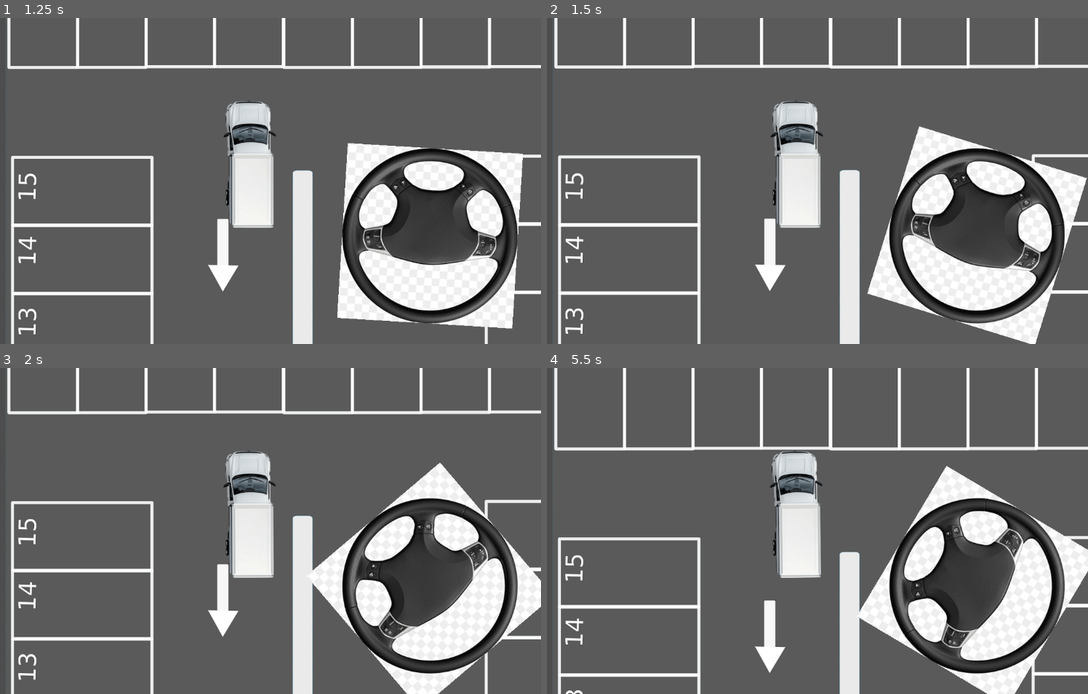
Above: before the commit, frames 1-4 (two rows, left to right).
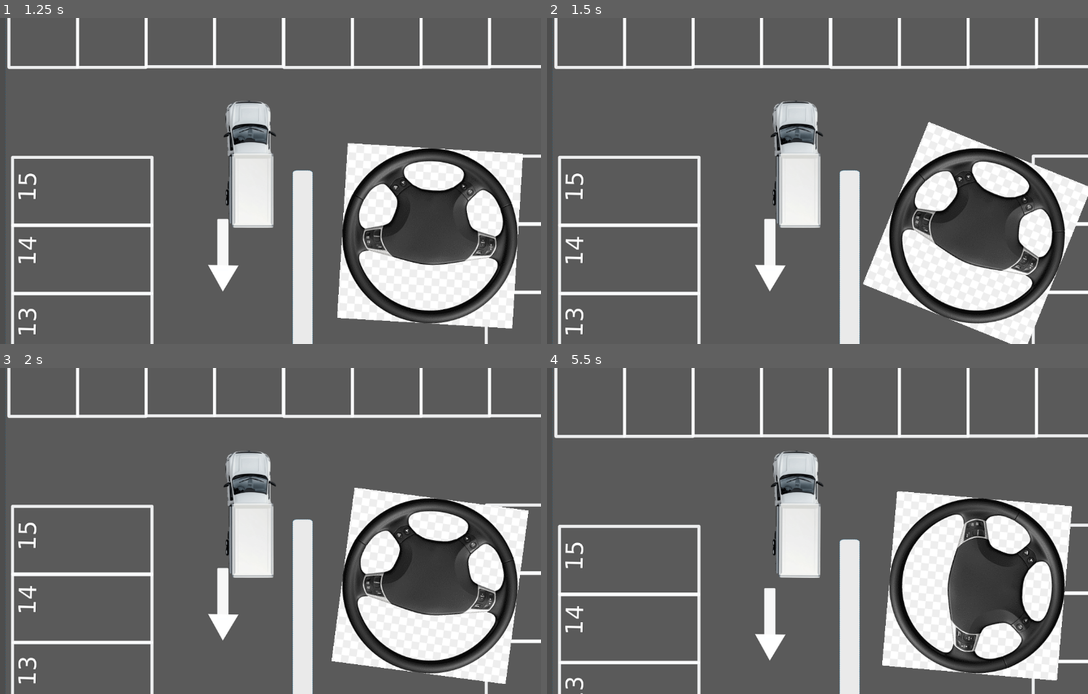
Above: after the commit, the same moments.

Repository: figonzal1/parking-mania-godot
Game: Godot game, scene res://scenes/levels/level_1.tscn
Same seed, same stepped clock (60 frames per second), same inputs: the game is played once before the commit and once after it.
Inputs:
- Up to frame 1 (1.25 s): tap Enter at 0.5 s; hold Right (ui_right) from 0.53 s (still down)
- Up to frame 2 (1.5 s): release Right (ui_right) at 1.28 s; hold Down (ui_down) from 1.28 s (still down)
- Up to frame 3 (2 s): keep holding Down (ui_down)
- Up to frame 4 (5.5 s): release Down (ui_down) at 2.03 s; hold Right (ui_right) 2.03-2.78 s; hold Up (ui_up) 2.78-3.53 s; hold Left (ui_left) 3.53-5.03 s; hold Down (ui_down) from 5.03 s (still down)

Frame 1 is identical in both runs. In frame 2, 4.4% of the frame differs, in the area x 1-100%, y 14-100%; in frame 3, 16%; in frame 4, 18%, in the area x 0-100%, y 0-100%.

Commit message:
feat: enhance vehicle dynamics with throttle response and engine braking adjustments
- Added throttle response time to VehicleStats for smoother acceleration.
- Implemented engine braking in VehicleBody to improve deceleration control.
- Updated vehicle stats to include new properties for engine braking and throttle response.

files: resources/vehicle_stats/truck_medium.tres, scripts/vehicles/vehicle_body.gd, scripts/vehicles/vehicle_stats.gd

Diff:
--- a/resources/vehicle_stats/truck_medium.tres
+++ b/resources/vehicle_stats/truck_medium.tres
@@ -19,3 +19,5 @@
 cornering_stiffness_rear = 350.0
 lateral_force_max = 5000.0
 rolling_resistance = 80.0
+engine_brake_coef = 1.5
+throttle_response_time = 0.6
--- a/scripts/vehicles/vehicle_body.gd
+++ b/scripts/vehicles/vehicle_body.gd
@@ -12,6 +12,7 @@
 @onready var _rear_axle: Marker2D = $RearAxle
 
 var _steering_speed: float  # deg/s computed from lock_to_lock_time_s
+var _throttle_state: float = 0.0  # filtered throttle input (0..1 or -1..0)
 
 func _ready() -> void:
 	assert(stats != null, "VehicleBody requires a VehicleStats resource assigned to 'stats'")
@@ -34,9 +35,10 @@
 	current_speed = linear_velocity.dot(heading)
 
 	_update_steering_wheel(input_steer, delta)
+	_update_throttle(input_accel, delta)
 	_apply_engine_and_brake(input_accel, heading)
 	_apply_lateral_forces()
-	_apply_rolling_resistance(input_accel, heading)
+	_apply_deceleration_forces(input_accel, heading)
 
 func _update_steering_wheel(input: float, delta: float) -> void:
 	if input != 0.0:
@@ -58,19 +60,31 @@
 	current_wheel_angle = (steering_wheel_position / stats.max_steering_wheel_angle_deg) \
 		* stats.max_wheel_angle_deg
 
-func _apply_engine_and_brake(input: float, heading: Vector2) -> void:
-	if input > 0.0:
-		if current_speed < -5.0:
-			# Pressing forward while reversing = braking
-			apply_central_force(heading * stats.brake_force * input)
-		elif current_speed < stats.max_speed_forward:
-			apply_central_force(heading * stats.engine_force * input)
-	elif input < 0.0:
-		if current_speed > 5.0:
-			# Pressing reverse while going forward = braking
-			apply_central_force(heading * stats.brake_force * input)
-		elif current_speed > -stats.max_speed_reverse:
-			apply_central_force(heading * stats.engine_force * stats.reverse_force_ratio * input)
+func _update_throttle(input: float, delta: float) -> void:
+	if stats.throttle_response_time > 0.0:
+		# First-order lag: _throttle_state converges toward input
+		_throttle_state += (input - _throttle_state) * (1.0 - exp(-delta / stats.throttle_response_time))
+	else:
+		_throttle_state = input
+
+func _apply_engine_and_brake(raw_input: float, heading: Vector2) -> void:
+	# Brakes use raw input (no lag — pedal response is mechanical)
+	if raw_input > 0.0 and current_speed < -5.0:
+		apply_central_force(heading * stats.brake_force * raw_input)
+		return
+	if raw_input < 0.0 and current_speed > 5.0:
+		apply_central_force(heading * stats.brake_force * raw_input)
+		return
+
+	# Engine force uses filtered throttle and tapers off near max speed
+	if _throttle_state > 0.0 and current_speed > -5.0:
+		var speed_ratio := clampf(current_speed / stats.max_speed_forward, 0.0, 1.0)
+		var taper := 1.0 - speed_ratio * speed_ratio
+		apply_central_force(heading * stats.engine_force * _throttle_state * taper)
+	elif _throttle_state < 0.0 and current_speed < 5.0:
+		var speed_ratio := clampf(-current_speed / stats.max_speed_reverse, 0.0, 1.0)
+		var taper := 1.0 - speed_ratio * speed_ratio
+		apply_central_force(heading * stats.engine_force * stats.reverse_force_ratio * _throttle_state * taper)
 
 func _apply_lateral_forces() -> void:
 	# Axle offsets in world space (relative to body origin, rotated)
@@ -107,13 +121,13 @@
 	apply_force(front_right * f_front, front_offset)
 	apply_force(rear_right * f_rear, rear_offset)
 
-func _apply_rolling_resistance(input: float, heading: Vector2) -> void:
-	if input != 0.0 or abs(current_speed) < 0.5:
+func _apply_deceleration_forces(raw_input: float, heading: Vector2) -> void:
+	if abs(current_speed) < 0.5:
 		return
-	# Stronger resistance at low speed to bring the vehicle cleanly to a stop
 	var resistance := stats.rolling_resistance
-	if abs(current_speed) < 30.0:
-		resistance *= 4.0
+	if absf(raw_input) < 0.01:
+		# Off-throttle: add engine braking proportional to speed
+		resistance += stats.engine_brake_coef * abs(current_speed)
 	apply_central_force(-heading * sign(current_speed) * resistance)
 
 # --- Public API used by HUD and other systems ---
--- a/scripts/vehicles/vehicle_stats.gd
+++ b/scripts/vehicles/vehicle_stats.gd
@@ -36,6 +36,14 @@
 # Maximum lateral force per axle (caps sliding at extreme angles)
 @export var lateral_force_max: float = 5000.0
 
-# === RESISTANCE ===
-# Constant opposing-motion force when no throttle (simulates rolling resistance)
+# === RESISTANCE & ENGINE BRAKING ===
+# Constant opposing-motion force (tires + road friction), always active
 @export var rolling_resistance: float = 80.0
+# Force per px/s applied when off-throttle (engine compression braking)
+# At max_speed_forward: total engine brake = engine_brake_coef * max_speed
+@export var engine_brake_coef: float = 1.5
+
+# === THROTTLE RESPONSE ===
+# Seconds for throttle to reach ~63% of target input (diesel spool-up lag)
+# 0 = instant response (arcade feel)
+@export var throttle_response_time: float = 0.6
